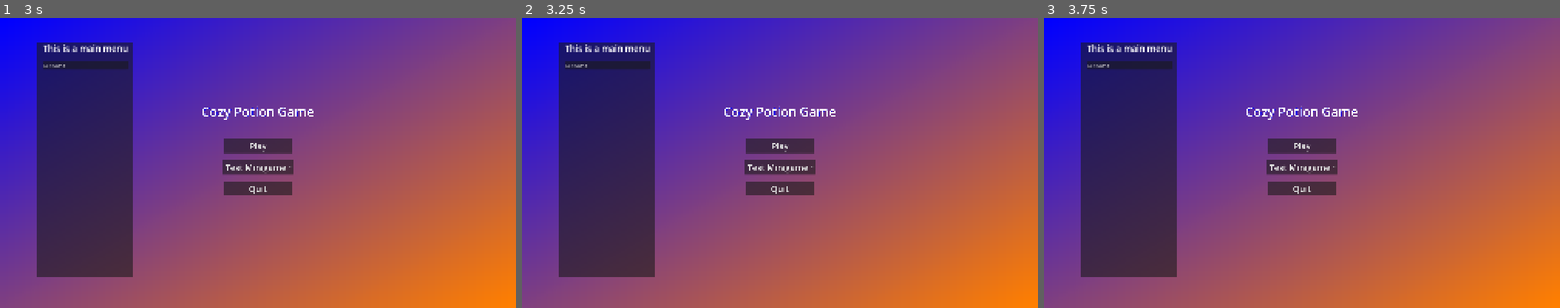
Above: before the commit, frames 1-3 (left to right).
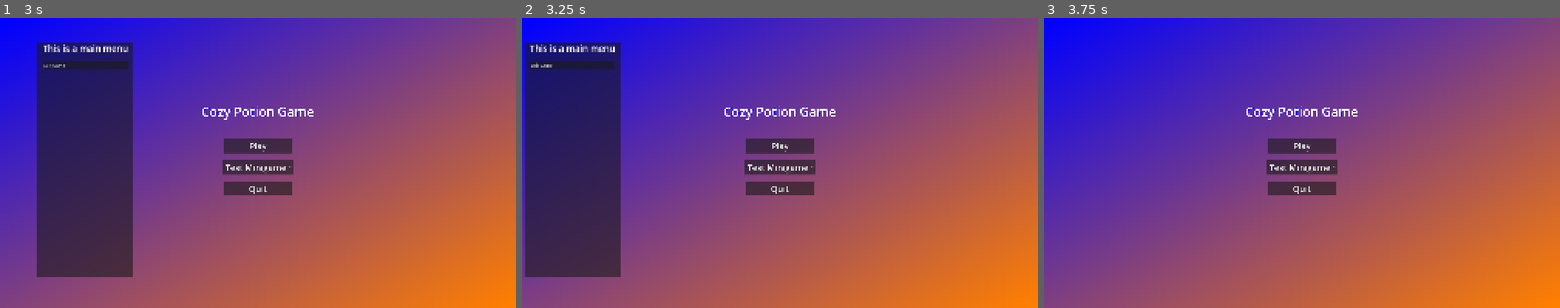
Above: after the commit, the same moments.

Repository: unimelb-game-makers/Team-Quibble-Production
Game: Godot game, scene res://scenes/game_viewport.tscn
Same seed, same stepped clock (60 frames per second), same inputs: the game is played once before the commit and once after it. This scene is started directly instead of the project's main scene.
Inputs (mouse positions are in pixels of both pictures, inside the frame that each line leads up to):
- Up to frame 1 (3 s): click "Play" at 0.5 s; click "Play" at 1.25 s; click "Test Minigame" at 2 s; tap Enter at 2.75 s; move the mouse to (371, 148) at 2.77 s; hold D (move_right) from 2.78 s (still down); hold Left (camera_left) from 2.78 s (still down); click (371, 148) at 2.92 s
- Up to frame 2 (3.25 s): keep holding D (move_right); keep holding Left (camera_left); tap Right (camera_right) at 3.05 s
- Up to frame 3 (3.75 s): release D (move_right) at 3.5 s; release Left (camera_left) at 3.5 s; drag from (1198, 177) to (1276, 221) at 3.52 s

Frame 1 is identical in both runs. In frame 2, 11% of the frame differs, in the area x 0-26%, y 8-90%; in frame 3, 15%, in the area x 7-26%, y 8-90%.

Commit message:
main menu animates in and out, test implementation

Diff:
--- a/cozy-potion-game/project.godot
+++ b/cozy-potion-game/project.godot
@@ -18,7 +18,7 @@
 [autoload]
 
 SceneManager="*uid://c0071jx5m4ofo"
-MainMenu="*uid://ddiesd3y05efc"
+OptionsMenu="*uid://ddiesd3y05efc"
 
 [display]
 
--- a/cozy-potion-game/scenes/game_viewport.tscn
+++ b/cozy-potion-game/scenes/game_viewport.tscn
@@ -55,37 +55,43 @@
 [node name="Control" type="Control" parent="UIControl/MarginContainer" unique_id=1832866189]
 layout_mode = 2
 
-[node name="MarginContainer" type="MarginContainer" parent="UIControl/MarginContainer/Control" unique_id=696818643]
-layout_mode = 0
-offset_left = 109.0
-offset_top = 61.0
-offset_right = 486.0
-offset_bottom = 956.0
+[node name="OptionsMenuContainer" type="MarginContainer" parent="UIControl/MarginContainer/Control" unique_id=696818643 groups=["OptionsMenuContainer"]]
+layout_mode = 1
+anchors_preset = -1
+anchor_left = 0.058000002
+anchor_top = 0.059000004
+anchor_right = 0.259
+anchor_bottom = 0.919
+offset_left = -0.040000916
+offset_top = -0.36000443
+offset_right = -0.9200134
+offset_bottom = 0.23999023
+offset_transform_enabled = true
 theme_override_constants/margin_left = 10
 theme_override_constants/margin_top = 10
 theme_override_constants/margin_right = 10
 theme_override_constants/margin_bottom = 10
 
-[node name="PanelContainer" type="PanelContainer" parent="UIControl/MarginContainer/Control/MarginContainer" unique_id=1210357458]
+[node name="PanelContainer" type="PanelContainer" parent="UIControl/MarginContainer/Control/OptionsMenuContainer" unique_id=1210357458]
 layout_mode = 2
 
-[node name="VBoxContainer" type="VBoxContainer" parent="UIControl/MarginContainer/Control/MarginContainer/PanelContainer" unique_id=1438540822]
+[node name="VBoxContainer" type="VBoxContainer" parent="UIControl/MarginContainer/Control/OptionsMenuContainer/PanelContainer" unique_id=1438540822]
 layout_mode = 2
 
-[node name="Label" type="Label" parent="UIControl/MarginContainer/Control/MarginContainer/PanelContainer/VBoxContainer" unique_id=975724824]
+[node name="Label" type="Label" parent="UIControl/MarginContainer/Control/OptionsMenuContainer/PanelContainer/VBoxContainer" unique_id=975724824]
 layout_mode = 2
 text = "This is a main menu"
 label_settings = SubResource("LabelSettings_4dvm4")
 horizontal_alignment = 1
 
-[node name="MarginContainer" type="MarginContainer" parent="UIControl/MarginContainer/Control/MarginContainer/PanelContainer/VBoxContainer" unique_id=578056762]
+[node name="MarginContainer" type="MarginContainer" parent="UIControl/MarginContainer/Control/OptionsMenuContainer/PanelContainer/VBoxContainer" unique_id=578056762]
 layout_mode = 2
 theme_override_constants/margin_left = 20
 theme_override_constants/margin_top = 20
 theme_override_constants/margin_right = 20
 theme_override_constants/margin_bottom = 20
 
-[node name="Button" type="Button" parent="UIControl/MarginContainer/Control/MarginContainer/PanelContainer/VBoxContainer/MarginContainer" unique_id=2003450956]
+[node name="ExitGameButton" type="Button" parent="UIControl/MarginContainer/Control/OptionsMenuContainer/PanelContainer/VBoxContainer/MarginContainer" unique_id=2003450956]
 layout_mode = 2
 text = "Exit Game"
 alignment = 0
--- a/cozy-potion-game/scripts/autoloads/options_menu.gd
+++ b/cozy-potion-game/scripts/autoloads/options_menu.gd
@@ -1 +1,52 @@
 extends Node
+
+var options_menu_container: Container:
+	get():
+		if options_menu_container:
+			return options_menu_container
+		elif is_inside_tree():
+			options_menu_container = get_tree().get_first_node_in_group("OptionsMenuContainer")
+			return options_menu_container
+		return null
+
+func _ready() -> void:
+	options_menu_container = get_tree().get_first_node_in_group("OptionsMenuContainer")
+
+func _unhandled_input(event: InputEvent) -> void:
+	if event.is_action_pressed("camera_left"):
+		open_options_menu()
+	if event.is_action("camera_right"):
+		close_options_menu()
+
+func open_options_menu() -> void:
+	#TODO give focus to first button in the options menu for non-mouse users
+	animate_options_menu_in()
+
+func close_options_menu() -> void:
+	animate_options_menu_out()
+
+func animate_options_menu_in() -> void:
+	if not options_menu_container:
+		return
+
+	var tween = get_tree().create_tween()
+
+	tween.set_ease(Tween.EASE_OUT)
+	tween.set_trans(Tween.TRANS_CUBIC)
+
+	tween.tween_property(options_menu_container, "offset_transform_position", Vector2.ZERO, 0.2)
+
+func animate_options_menu_out() -> void:
+	if not options_menu_container:
+		return
+
+	var tween = get_tree().create_tween()
+
+	tween.set_ease(Tween.EASE_IN)
+	tween.set_trans(Tween.TRANS_CUBIC)
+	var out_pos = get_options_menu_out_position()
+	print_debug(out_pos)
+	tween.tween_property(options_menu_container, "offset_transform_position", out_pos, 0.2)
+
+func get_options_menu_out_position() -> Vector2:
+	return Vector2(-(options_menu_container.global_position.x + options_menu_container.size.x), 0)
